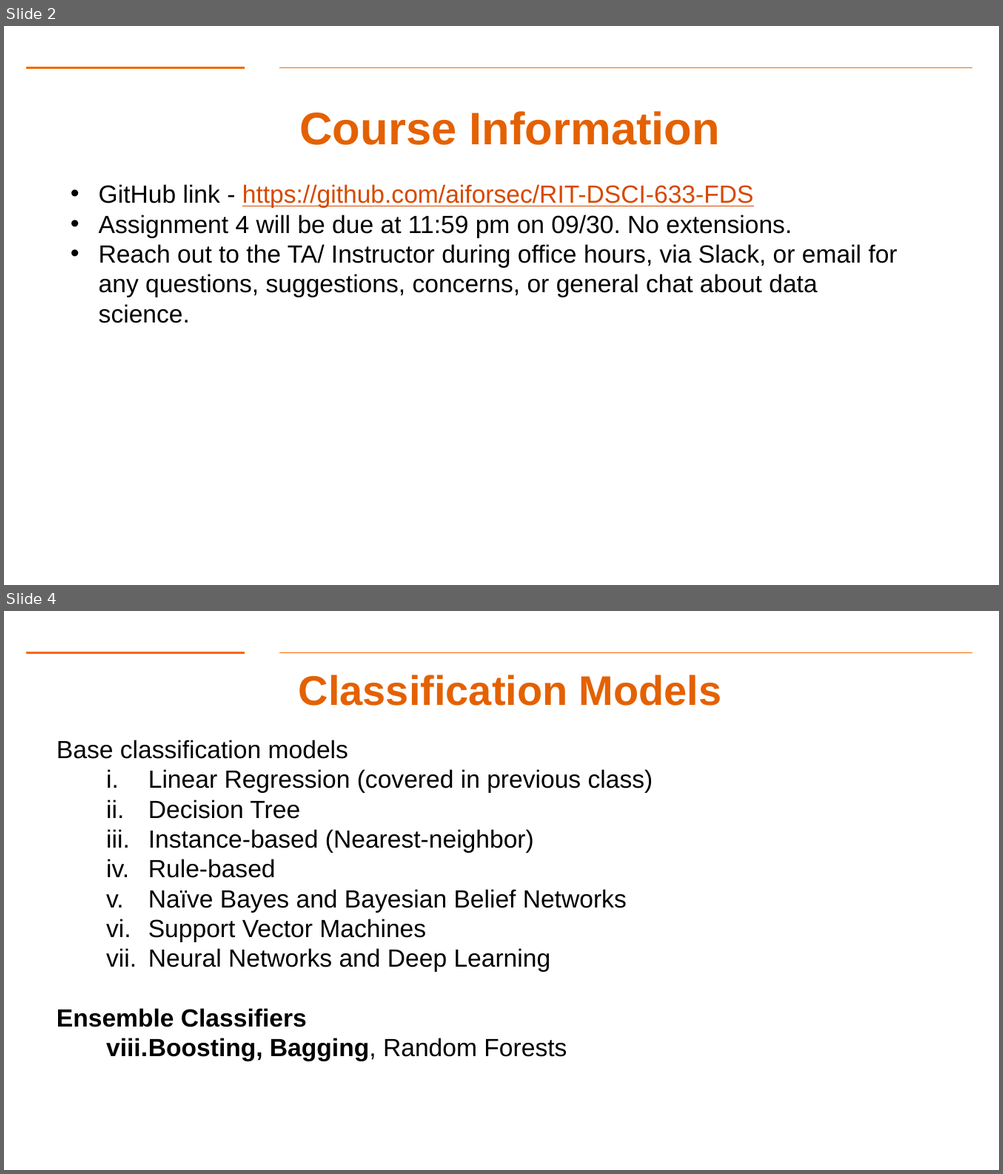
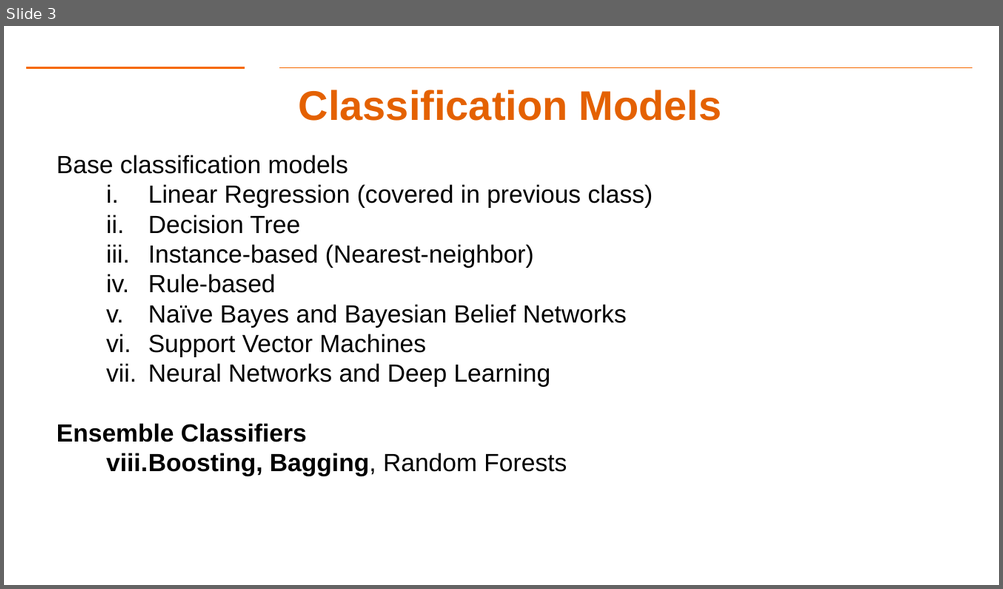
Before and after one commit to gk5951/RIT-DSCI-633-FDS, a slide deck: Syllabus/Lecture09/Lec09.pptx. Shown one above the other, each under a label of ours: slides 2 and 4 before the commit, slide 3 after it; the slides between them are not shown. The pictures are 1003x1174 and 1003x589 pixels, drawn with LibreOffice and Linux fonts; fonts in the diff are those of the drawing; background and template pictures are left out. Boxes give left, top, right and bottom in pixels: in the first picture for what was removed or moved away, otherwise in the second. Text is boxed around its words. In the diff, an @@ line names an element or a change of style, - is before the commit and + after.

```diff
--- a/Syllabus/Lecture09/Lec09.pptx
+++ b/Syllabus/Lecture09/Lec09.pptx
@@ slide 2 removed at (x1=4, y1=26, x2=999, y2=585), background #FFFFFF; not listed: 2 template elements that a slide beside it also shows @@
@@ text removed at (x1=300, y1=111, x2=720, y2=145) @@
-Course Information
@@ text removed at (x1=99, y1=184, x2=897, y2=323) @@
-• GitHub link - https://github.com/aiforsec/RIT-DSCI-633-FDS
-• Assignment 4 will be due at 11:59 pm on 09/30. No extensions.
-• Reach out to the TA/ Instructor during office hours, via Slack, or email for any questions, suggestions, concerns, or general chat about data science.
@@ what was slide 4 is now slide 3 @@
```
Also in this commit, not shown: 5 slides changed, 4 other slides removed, 3 other files.
